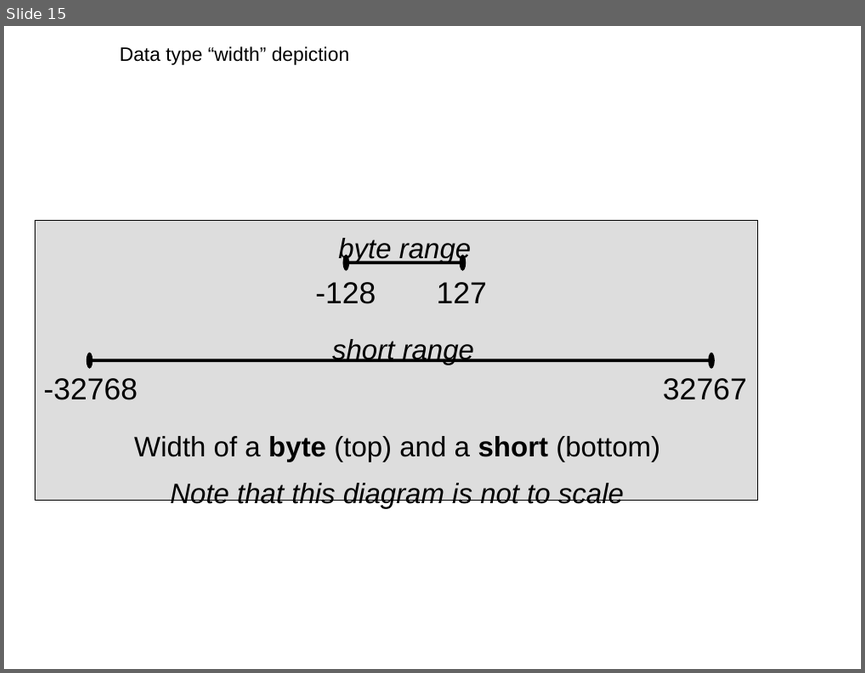
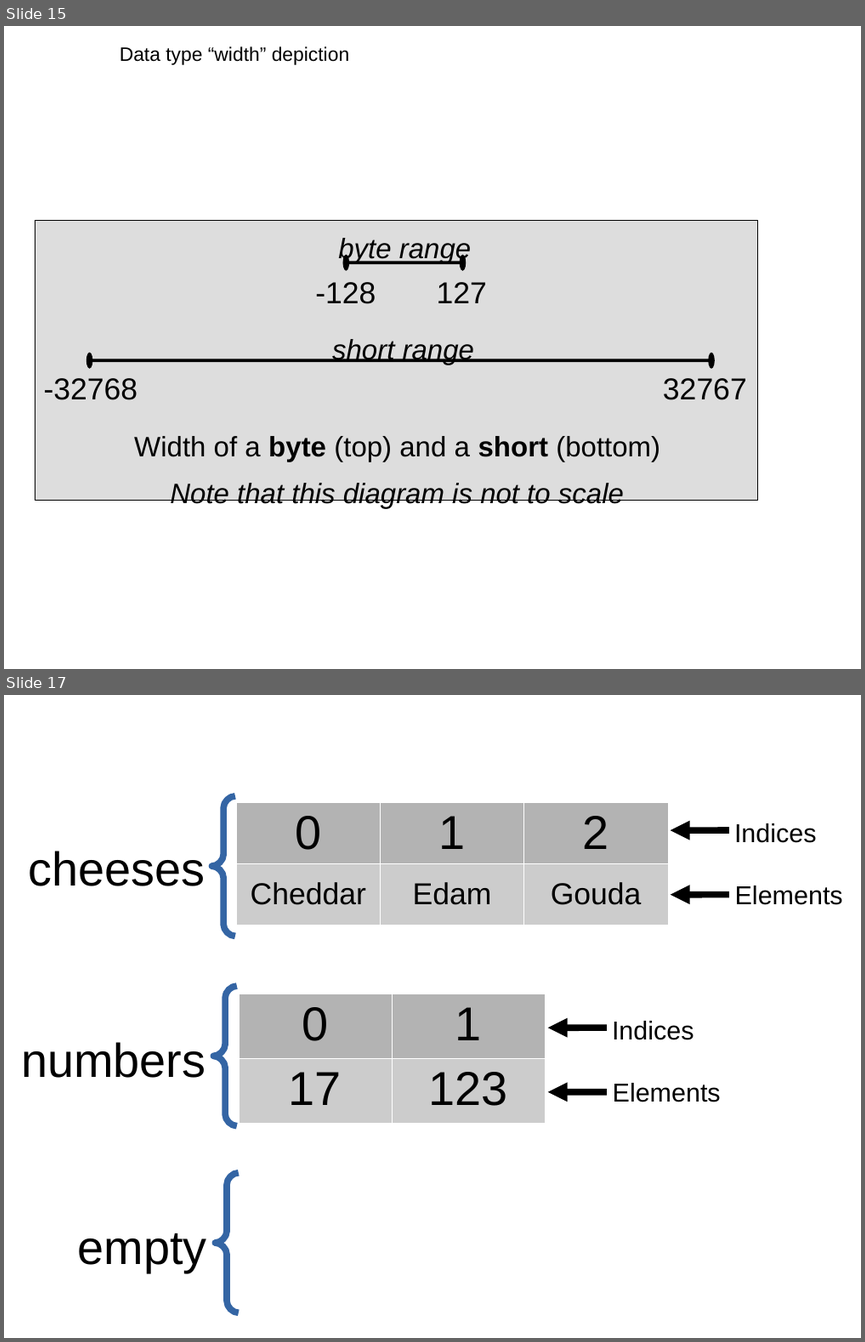
Before and after one commit to DaveRead/python-intro-book, a slide deck: figs2/PythonBookImages.odp. Shown one above the other, each under a label of ours: slide 15 before the commit, slides 15 and 17 after it; the slides between them are not shown. The pictures are 865x673 and 865x1342 pixels, drawn with LibreOffice and Linux fonts; fonts in the diff are those of the drawing. Boxes give left, top, right and bottom in pixels: in the first picture for what was removed or moved away, otherwise in the second. Text is boxed around its words. In the diff, an @@ line names an element or a change of style, - is before the commit and + after.

```diff
--- a/figs2/PythonBookImages.odp
+++ b/figs2/PythonBookImages.odp
@@ slide 17 added at [4, 695, 861, 1338], background #FFFFFF @@
@@ freeform shape added at [211, 796, 235, 936], outline #3465A4 6.01 pt @@
@@ table added at [236, 802, 668, 925], 2 rows, 3 columns @@
+0 | 1 | 2
+Cheddar | Edam | Gouda
@@ arrow added from (729, 830) to (670, 830), #000000 6.01 pt @@
@@ text added at [734, 823, 817, 843], 24 pt, text #000000 @@
+Indices
@@ text added at [28, 851, 205, 886], 44 pt, text #000000 @@
+cheeses
@@ arrow added from (729, 895) to (670, 895), #000000 6.01 pt @@
@@ text added at [735, 885, 843, 905], 24 pt, text #000000 @@
+Elements
@@ freeform shape added at [214, 986, 237, 1126], outline #3465A4 6.01 pt @@
@@ table added at [239, 993, 545, 1116], 2 rows, 2 columns @@
+0 | 1
+17 | 123
@@ text added at [612, 1021, 694, 1040], 24 pt, text #000000 @@
+Indices
@@ text added at [21, 1042, 205, 1077], 44 pt, text #000000 @@
+numbers
@@ arrow added from (607, 1027) to (548, 1027), #000000 6.01 pt @@
@@ arrow added from (607, 1091) to (548, 1091), #000000 6.01 pt @@
@@ text added at [613, 1083, 721, 1102], 24 pt, text #000000 @@
+Elements
@@ freeform shape added at [216, 1173, 239, 1312], outline #3465A4 6.01 pt @@
@@ text added at [78, 1233, 207, 1271], 44 pt, text #000000 @@
+empty
```
Also in this commit, not shown: 3 other slides added, 7 other files.
